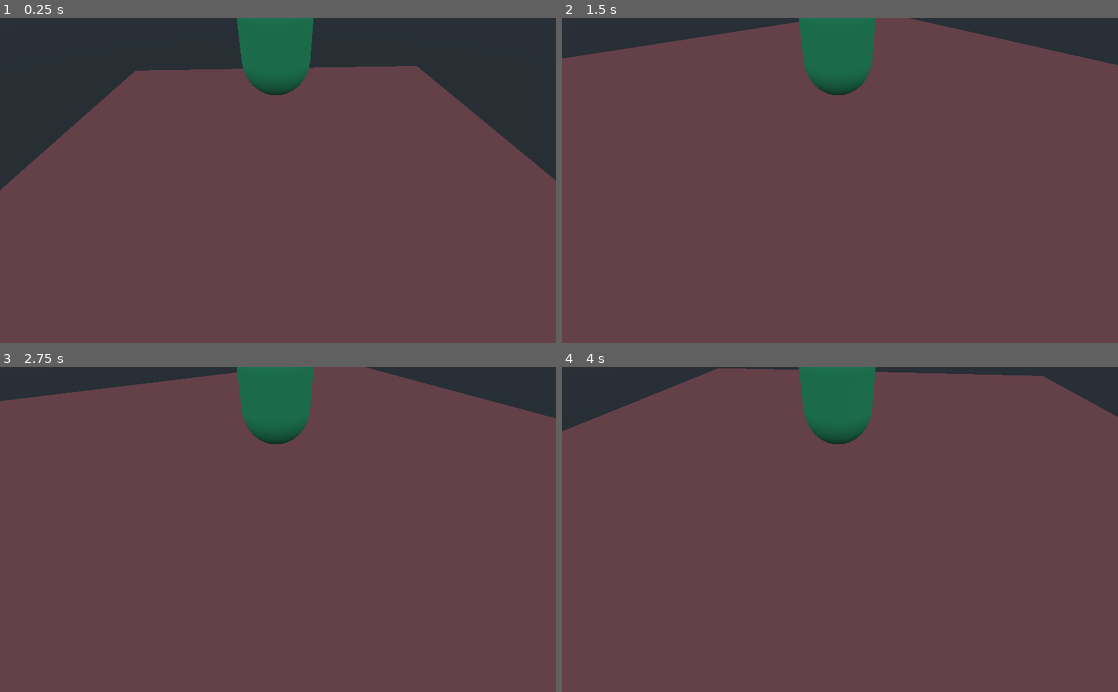
Above: before the commit, frames 1-4 (two rows, left to right).
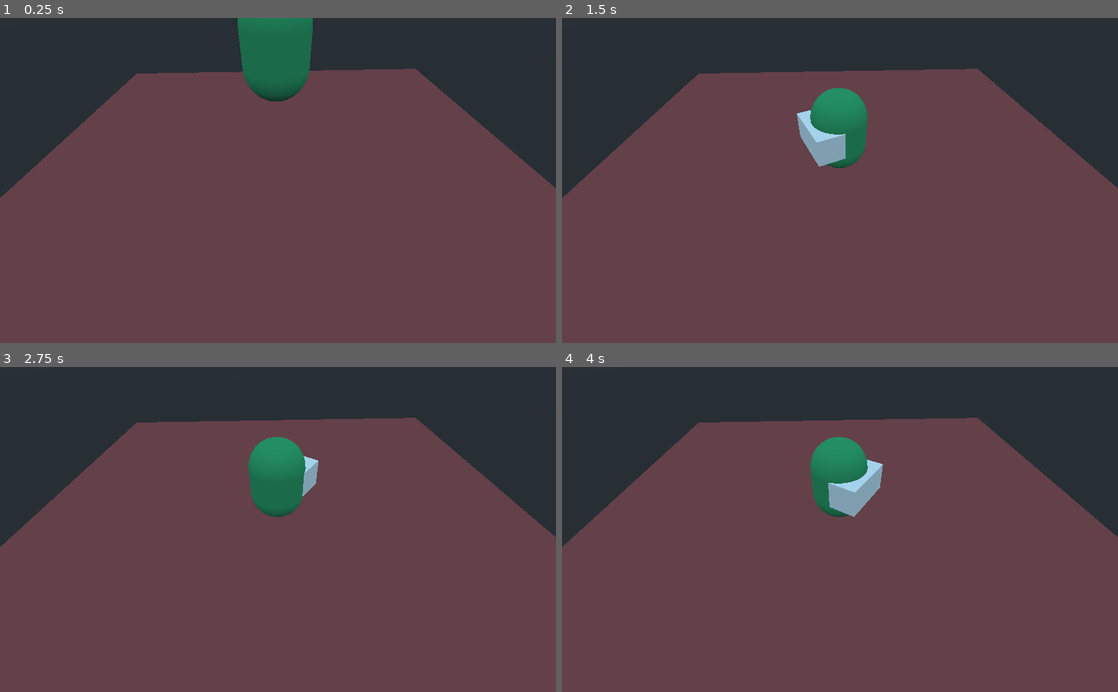
Above: after the commit, the same moments.

Repository: nestorac/rts
Game: Godot game, scene res://escena_ppal.tscn
Same seed, same stepped clock (60 frames per second), same inputs: the game is played once before the commit and once after it. Before the commit the project starts from res://escena_ppal .tscn.
Inputs (mouse positions are in pixels of both pictures, inside the frame that each line leads up to):
- Up to frame 1 (0.25 s): no input
- Up to frame 2 (1.5 s): move the mouse to (962, 164) at 0.52 s; tap Enter at 1.25 s; move the mouse to (728, 196) at 1.27 s
- Up to frame 3 (2.75 s): move the mouse to (333, 458) at 2.02 s
- Up to frame 4 (4 s): move the mouse to (812, 594) at 2.77 s; move the mouse to (1006, 578) at 3.52 s

The runs differ from the first frame. In frame 1, 1.5% of the frame differs, in the area x 0-100%, y 0-56%; in frame 2, 23%; in frame 3, 23%; in frame 4, 24%.

Commit message:
Nuevos cambios.

Diff:
--- a/escena_ppal .tscn
+++ /dev/null
@@ -1,57 +0,0 @@
-[gd_scene load_steps=10 format=2]
-
-[ext_resource path="res://KinematicBody.gd" type="Script" id=1]
-[ext_resource path="res://script.gd" type="Script" id=2]
-
-[sub_resource type="SpatialMaterial" id=1]
-albedo_color = Color( 0.619608, 0.298039, 0.298039, 1 )
-
-[sub_resource type="CubeMesh" id=2]
-material = SubResource( 1 )
-size = Vector3( 20, 2, 20 )
-
-[sub_resource type="BoxShape" id=3]
-extents = Vector3( 10.2772, 1, 10.0943 )
-
-[sub_resource type="SpatialMaterial" id=4]
-albedo_color = Color( 0.211765, 0.678431, 0.415686, 1 )
-
-[sub_resource type="CapsuleMesh" id=5]
-material = SubResource( 4 )
-
-[sub_resource type="CubeMesh" id=7]
-
-[sub_resource type="CapsuleShape" id=6]
-
-[node name="Escena principal" type="Spatial"]
-script = ExtResource( 2 )
-
-[node name="Piso" type="StaticBody" parent="."]
-
-[node name="MeshInstance" type="MeshInstance" parent="Piso"]
-mesh = SubResource( 2 )
-material/0 = null
-
-[node name="CollisionShape" type="CollisionShape" parent="Piso"]
-shape = SubResource( 3 )
-
-[node name="Warrior" type="KinematicBody" parent="."]
-transform = Transform( 1, 0, 0, 0, 1, 0, 0, 0, 1, 0, 5.43993, 0 )
-script = ExtResource( 1 )
-
-[node name="Camera" type="Camera" parent="Warrior"]
-transform = Transform( 0.999857, 0.0169288, 2.522e-08, -0.0119678, 0.706845, 0.707267, 0.0119732, -0.707166, 0.706946, 0, 1.79468, 7.32378 )
-
-[node name="MeshInstance" type="MeshInstance" parent="Warrior"]
-transform = Transform( 1, 0, 0, 0, -4.37114e-08, -1, 0, 1, -4.37114e-08, 0, 0, 0 )
-mesh = SubResource( 5 )
-material/0 = null
-
-[node name="MeshInstance" type="MeshInstance" parent="Warrior/MeshInstance"]
-transform = Transform( 1, 0, 0, 0, 0.5, 0, 0, 0, 0.5, 0, -0.728025, 0 )
-mesh = SubResource( 7 )
-material/0 = null
-
-[node name="CollisionShape" type="CollisionShape" parent="Warrior"]
-transform = Transform( 1, 0, 0, 0, -4.37114e-08, -1, 0, 1, -4.37114e-08, 0, 0, 0 )
-shape = SubResource( 6 )
--- /dev/null
+++ b/escena_ppal.tscn
@@ -0,0 +1,57 @@
+[gd_scene load_steps=10 format=2]
+
+[ext_resource path="res://script.gd" type="Script" id=1]
+[ext_resource path="res://KinematicBody.gd" type="Script" id=2]
+
+[sub_resource type="SpatialMaterial" id=1]
+albedo_color = Color( 0.619608, 0.298039, 0.298039, 1 )
+
+[sub_resource type="CubeMesh" id=2]
+material = SubResource( 1 )
+size = Vector3( 20, 2, 20 )
+
+[sub_resource type="BoxShape" id=3]
+extents = Vector3( 10.2772, 1, 10.0943 )
+
+[sub_resource type="SpatialMaterial" id=4]
+albedo_color = Color( 0.211765, 0.678431, 0.415686, 1 )
+
+[sub_resource type="CapsuleMesh" id=5]
+material = SubResource( 4 )
+
+[sub_resource type="CubeMesh" id=7]
+
+[sub_resource type="CapsuleShape" id=6]
+
+[node name="Escena principal" type="Spatial"]
+script = ExtResource( 1 )
+
+[node name="Camera" type="Camera" parent="."]
+transform = Transform( 0.999857, 0.0169288, 2.43667e-08, -0.0119678, 0.706845, 0.707267, 0.0119732, -0.707166, 0.706946, 0, 7.23461, 7.32378 )
+
+[node name="Piso" type="StaticBody" parent="."]
+
+[node name="MeshInstance" type="MeshInstance" parent="Piso"]
+mesh = SubResource( 2 )
+material/0 = null
+
+[node name="CollisionShape" type="CollisionShape" parent="Piso"]
+shape = SubResource( 3 )
+
+[node name="Warrior" type="KinematicBody" parent="."]
+transform = Transform( 1, 0, 0, 0, 1, 0, 0, 0, 1, 0, 5.43993, 0 )
+script = ExtResource( 2 )
+
+[node name="MeshInstance" type="MeshInstance" parent="Warrior"]
+transform = Transform( 1, 0, 0, 0, -4.37114e-08, -1, 0, 1, -4.37114e-08, 0, 0, 0 )
+mesh = SubResource( 5 )
+material/0 = null
+
+[node name="MeshInstance" type="MeshInstance" parent="Warrior/MeshInstance"]
+transform = Transform( 1, 0, 0, 0, 0.5, 0, 0, 0, 0.5, 0, -0.728025, 0 )
+mesh = SubResource( 7 )
+material/0 = null
+
+[node name="CollisionShape" type="CollisionShape" parent="Warrior"]
+transform = Transform( 1, 0, 0, 0, -4.37114e-08, -1, 0, 1, -4.37114e-08, 0, 0, 0 )
+shape = SubResource( 6 )
--- a/project.godot
+++ b/project.godot
@@ -11,7 +11,7 @@
 [application]
 
 config/name="RTS con IA"
-run/main_scene="res://escena_ppal .tscn"
+run/main_scene="res://escena_ppal.tscn"
 config/icon="res://icon.png"
 
 [physics]
--- a/script.gd
+++ b/script.gd
@@ -3,7 +3,7 @@
 var ray_origin = Vector3()
 var ray_target = Vector3()
 
-onready var camera = $"Warrior/Camera"
+onready var camera = $"Camera"
 onready var warrior = $"Warrior"
 
 # Called when the node enters the scene tree for the first time.
